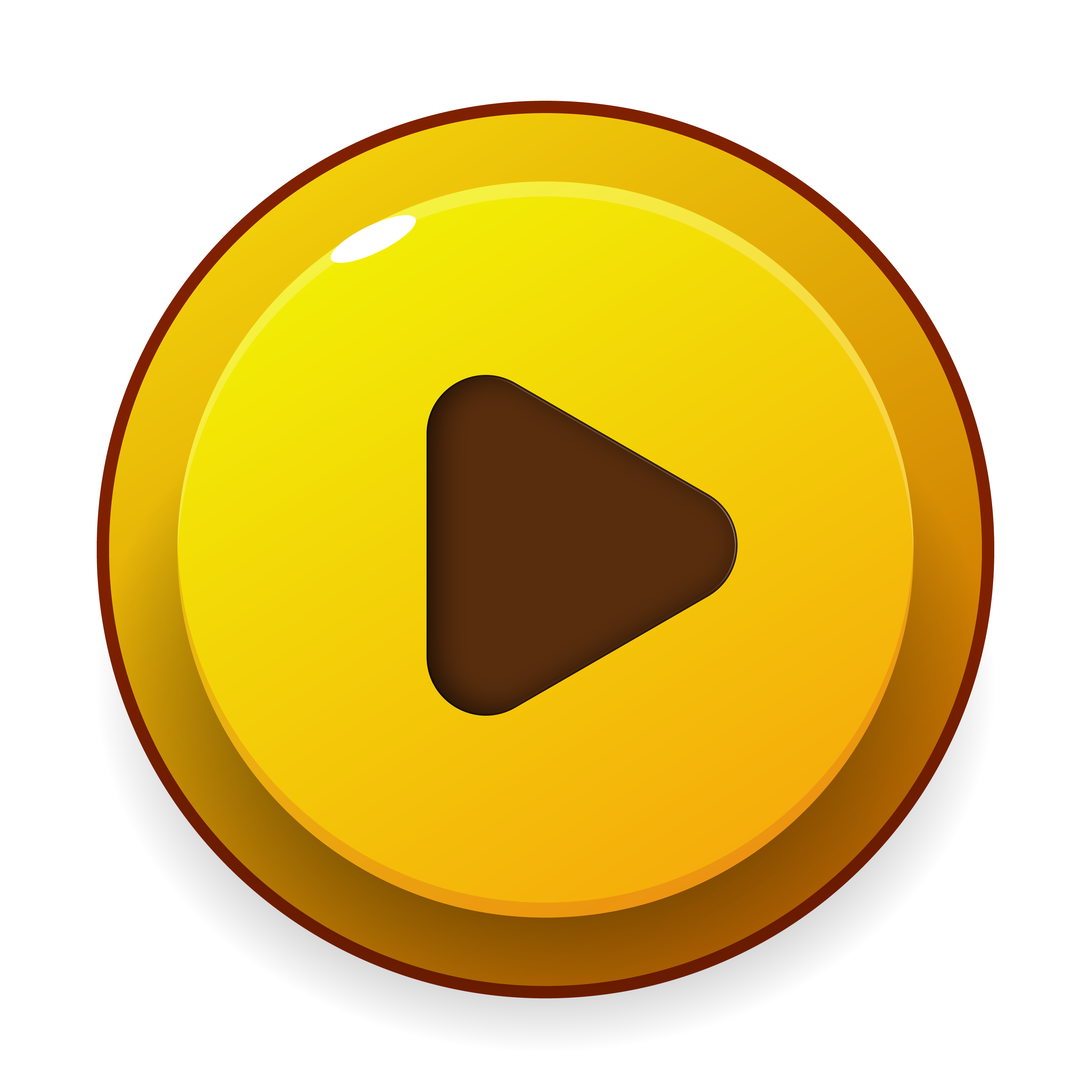
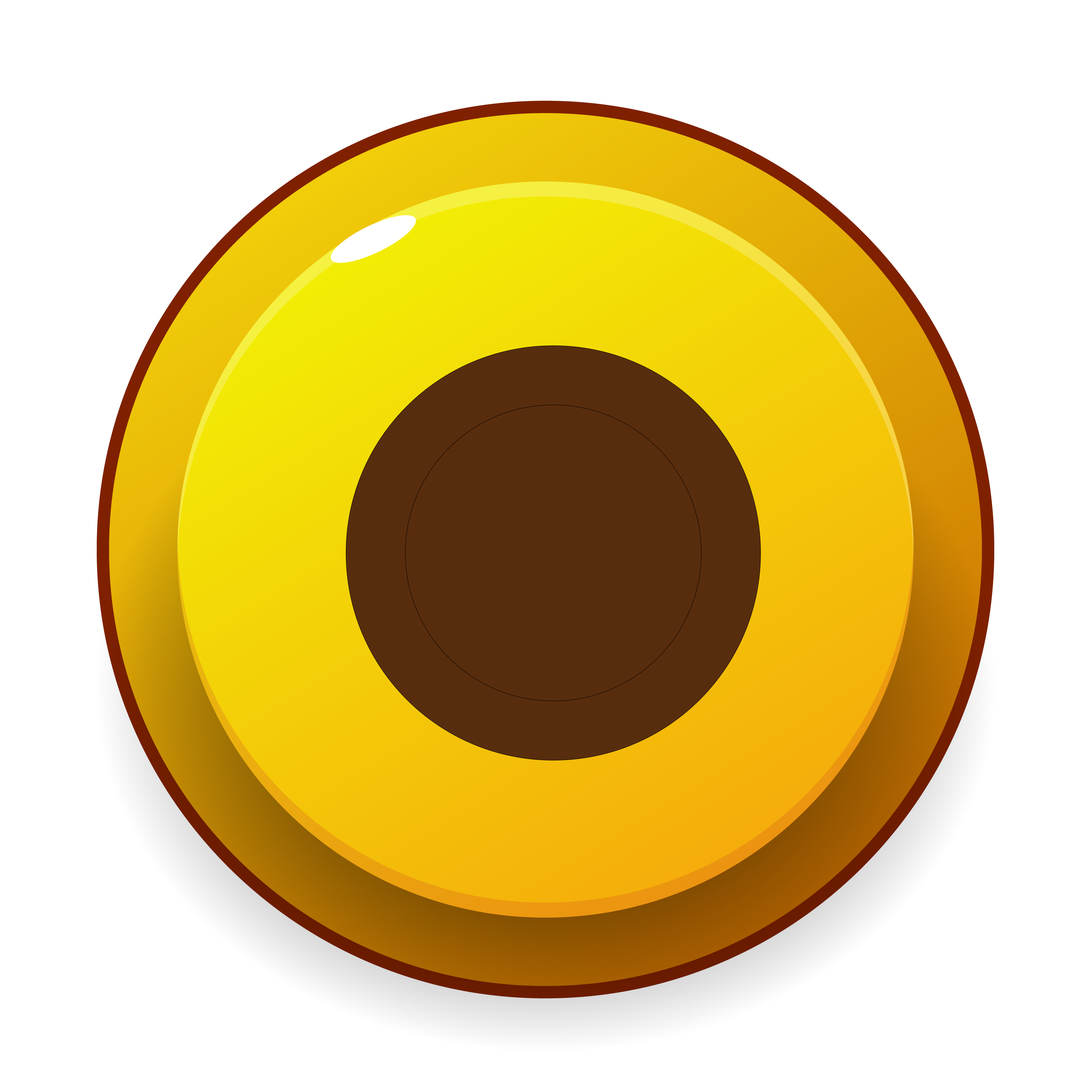
Layers edited between the first and the second 1091px x 1091px image:
added layer "Ellipse 1" above "Triangle 1" over [346, 345, 762, 761]
hid "Triangle 1" over [426, 375, 738, 717]
